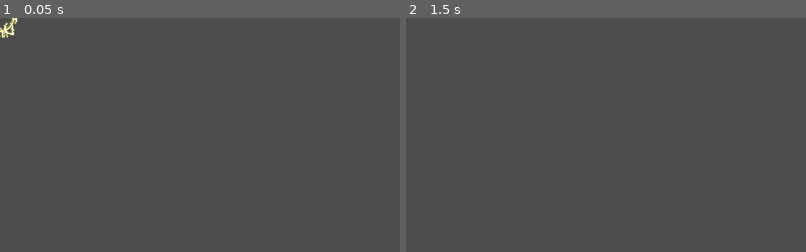
Above: before the commit, frames 1-2 (left to right).
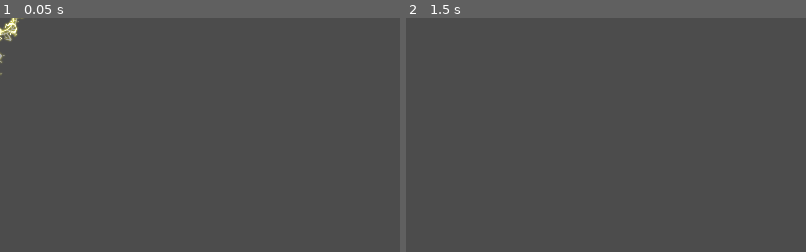
Above: after the commit, the same moments.

Repository: ArthurTui/aius
Game: Godot game, scene res://spells/lightning/lightning1.tscn
Same seed, same stepped clock (60 frames per second), same inputs: the game is played once before the commit and once after it. This scene is started directly instead of the project's main scene.
Inputs (mouse positions are % of the whole screen's width and height, from its top left):
- Up to frame 1 (0.05 s): no input
- Up to frame 2 (1.5 s): tap Enter (ui_accept) at 0.5, 0.77, 1.25 s; move the mouse to (72, 45) at 0.52 s; hold Right (ui_right) 0.53-1.28 s; move the mouse to (30, 55) at 1.27 s; hold Down (ui_down) from 1.28 s (still down)
The pictures show only the part of the screen within x 0-50%, y 0-50%; the shares and areas given below are measured in that part.

The runs differ from the first frame. In frame 1, 0.3% of the frame differs, in the area x 0-6%, y 0-25%; in frame 2, nothing differs.

Commit message:
lightning particles

Diff:
--- a/maguinhos/spells/fire/fire3.tscn
+++ b/maguinhos/spells/fire/fire3.tscn
@@ -156,6 +156,7 @@
 
 [node name="trail" type="Particles2D" parent="." index="0"]
 
+scale = Vector2( 2, 2 )
 emitting = true
 amount = 60
 lifetime = 1.0
--- a/maguinhos/spells/lightning/lightning1.gd
+++ b/maguinhos/spells/lightning/lightning1.gd
@@ -50,3 +50,7 @@
 
 func free_scn():
 	queue_free()
+
+
+func _on_lightning1_visibility_changed():
+	print("oi")
--- a/maguinhos/spells/lightning/lightning1.tscn
+++ b/maguinhos/spells/lightning/lightning1.tscn
@@ -1,10 +1,11 @@
-[gd_scene load_steps=9 format=2]
+[gd_scene load_steps=13 format=2]
 
 [ext_resource path="res://spells/lightning/lightning1.gd" type="Script" id=1]
 [ext_resource path="res://spells/lightning/sprites/magnetBolt1.png" type="Texture" id=2]
 [ext_resource path="res://spells/lightning/sprites/magnetBolt2.png" type="Texture" id=3]
 [ext_resource path="res://spells/lightning/sprites/magnetBolt3.png" type="Texture" id=4]
 [ext_resource path="res://spells/base_projectile.gd" type="Script" id=5]
+[ext_resource path="res://spells/lightning/sprites/magnetBolt.png" type="Texture" id=6]
 
 [sub_resource type="SpriteFrames" id=1]
 
@@ -15,14 +16,13 @@
 "speed": 7.0
 } ]
 
-[sub_resource type="CircleShape2D" id=2]
+[sub_resource type="CircleShape2D" id=3]
 
 custom_solver_bias = 0.0
 radius = 22.2065
 
-[sub_resource type="Animation" id=3]
+[sub_resource type="Animation" id=4]
 
-resource_name = "death"
 length = 0.2
 loop = false
 step = 0.1
@@ -53,6 +53,56 @@
 } ]
 }
 
+[sub_resource type="Gradient" id=5]
+
+offsets = PoolRealArray( 0, 0.514793 )
+colors = PoolColorArray( 1, 1, 1, 0.588235, 1, 1, 1, 0 )
+
+[sub_resource type="GradientTexture" id=6]
+
+flags = 4
+gradient = SubResource( 5 )
+width = 2048
+
+[sub_resource type="ParticlesMaterial" id=2]
+
+render_priority = 0
+trail_divisor = 1
+emission_shape = 0
+flag_align_y = false
+flag_rotate_y = false
+flag_disable_z = true
+spread = 45.0
+flatness = 0.0
+gravity = Vector3( 0, 0, 0 )
+initial_velocity = 1.0
+initial_velocity_random = 0.0
+angular_velocity = 0.0
+angular_velocity_random = 0.0
+orbit_velocity = 0.0
+orbit_velocity_random = 0.0
+linear_accel = 0.0
+linear_accel_random = 0.0
+radial_accel = 0.0
+radial_accel_random = 0.0
+tangential_accel = 0.0
+tangential_accel_random = 0.0
+damping = 0.0
+damping_random = 0.0
+angle = 720.0
+angle_random = 1.0
+scale = 0.3
+scale_random = 0.0
+color_ramp = SubResource( 6 )
+hue_variation = 0.0
+hue_variation_random = 0.0
+anim_speed = 7.0
+anim_speed_random = 0.0
+anim_offset = 0.0
+anim_offset_random = 0.0
+anim_loop = true
+_sections_unfolded = [ "Angle", "Animation", "Color", "Gravity", "Resource", "Scale" ]
+
 [node name="lightning1" type="Node2D"]
 
 script = ExtResource( 1 )
@@ -63,7 +113,6 @@
 scale = Vector2( 0.3, 0.3 )
 frames = SubResource( 1 )
 animation = "default"
-frame = 2
 playing = true
 _sections_unfolded = [ "Transform" ]
 
@@ -91,8 +140,33 @@
 playback_process_mode = 1
 playback_default_blend_time = 0.0
 playback_speed = 1.0
-anims/death = SubResource( 3 )
+anims/death = SubResource( 4 )
 blend_times = [  ]
+
+[node name="particles" type="Particles2D" parent="." index="3"]
+
+scale = Vector2( 1.5, 1.5 )
+emitting = true
+amount = 15
+lifetime = 1.0
+one_shot = false
+preprocess = 0.0
+speed_scale = 1.0
+explosiveness = 0.0
+randomness = 0.0
+fixed_fps = 0
+fract_delta = true
+visibility_rect = Rect2( -100, -100, 200, 200 )
+local_coords = false
+draw_order = 0
+process_material = SubResource( 2 )
+texture = ExtResource( 6 )
+normal_map = null
+h_frames = 3
+v_frames = 1
+_sections_unfolded = [ "Drawing", "Process Material", "Textures", "Time", "Transform" ]
+
+[connection signal="visibility_changed" from="." to="." method="_on_lightning1_visibility_changed"]
 
 [connection signal="area_entered" from="projectile" to="projectile" method="_on_projectile_area_entered"]
 
Not shown: 1 places in maguinhos/spells/lightning/lightning1.tscn that only renumber resources
Binary file added: maguinhos/spells/lightning/sprites/magnetBolt.png
Not shown, added: maguinhos/spells/lightning/sprites/magnetBolt.png.import
Not shown, removed: maguinhos/spells/lightning/sprites/shadow.png~
